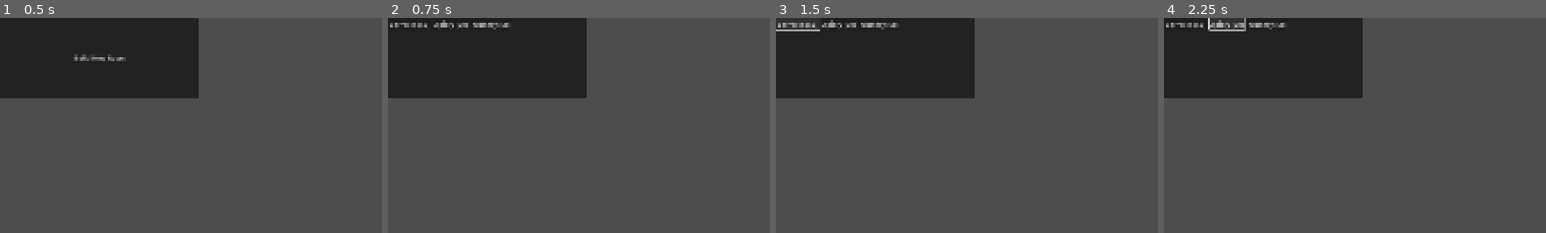
Above: before the commit, frames 1-4 (left to right).
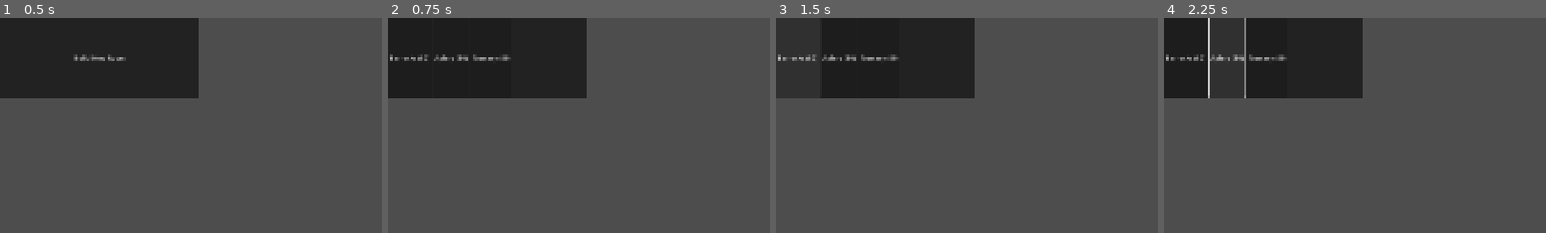
Above: after the commit, the same moments.

Repository: cyberstrgg/LitterBees
Game: Godot game, scene res://Scenes/room_slot.tscn
Same seed, same stepped clock (60 frames per second), same inputs: the game is played once before the commit and once after it. This scene is started directly instead of the project's main scene.
Inputs:
- Up to frame 1 (0.5 s): no input
- Up to frame 2 (0.75 s): click "Build New Room" at 0.5 s
- Up to frame 3 (1.5 s): click "Barracks (50)" at 1.25 s
- Up to frame 4 (2.25 s): click "Apiary (50)" at 2 s
The pictures show only the part of the screen within x 0-50%, y 0-50%; the shares and areas given below are measured in that part.

Frame 1 is identical in both runs. In frame 2, 1.0% of the frame differs, in the area x 0-33%, y 0-20%; in frame 3, 1.2%; in frame 4, 1.5%, in the area x 0-33%, y 0-38%.

Commit message:
cleanup in the file sys

Diff:
--- a/Scenes/bee.tscn
+++ b/Scenes/bee.tscn
@@ -1,7 +1,7 @@
 [gd_scene load_steps=4 format=3 uid="uid://d2e82ja120s8"]
 
 [ext_resource type="Script" uid="uid://dty77uyierl73" path="res://Scripts/beejob.gd" id="1_v5qog"]
-[ext_resource type="Texture2D" uid="uid://cewcx1wjumnxu" path="res://ants-bees-and-wasps-hymenoptera-medium.png" id="2_q8d8k"]
+[ext_resource type="Texture2D" uid="uid://cewcx1wjumnxu" path="res://Assets/Visual/ants-bees-and-wasps-hymenoptera-medium.png" id="2_q8d8k"]
 
 [sub_resource type="CircleShape2D" id="CircleShape2D_v5qog"]
 
--- a/Scenes/room_slot.tscn
+++ b/Scenes/room_slot.tscn
@@ -20,15 +20,15 @@
 
 [node name="BuildDamageButton" type="Button" parent="BuildMenu/VBoxContainer"]
 layout_mode = 2
-size_flags_vertical = 0
+icon_alignment = 1
 
 [node name="BuildSpeedButton" type="Button" parent="BuildMenu/VBoxContainer"]
 layout_mode = 2
-size_flags_vertical = 0
+icon_alignment = 1
 
 [node name="BuildRecoveryButton" type="Button" parent="BuildMenu/VBoxContainer"]
 layout_mode = 2
-size_flags_vertical = 0
+icon_alignment = 1
 
 [node name="BuildButton" type="Button" parent="."]
 layout_mode = 2
--- a/Scenes/trash.tscn
+++ b/Scenes/trash.tscn
@@ -1,7 +1,7 @@
 [gd_scene load_steps=4 format=3 uid="uid://bcwamvfswossu"]
 
 [ext_resource type="Script" uid="uid://rggkj6qkwwqo" path="res://Scripts/trash.gd" id="1_43he1"]
-[ext_resource type="Texture2D" uid="uid://c64wiubq2urgr" path="res://mixed-pile-of-trash-with-plastic-bottles-cans-and-food-waste-isolated-transparent-png.webp" id="2_76yqg"]
+[ext_resource type="Texture2D" uid="uid://c64wiubq2urgr" path="res://Assets/Visual/mixed-pile-of-trash-with-plastic-bottles-cans-and-food-waste-isolated-transparent-png.webp" id="2_76yqg"]
 
 [sub_resource type="CapsuleShape2D" id="CapsuleShape2D_272bh"]
 radius = 34.0
--- a/main.tscn
+++ b/main.tscn
@@ -2,7 +2,7 @@
 
 [ext_resource type="Script" uid="uid://bs2qeucwtife5" path="res://Scripts/main.gd" id="1_lquwl"]
 [ext_resource type="PackedScene" uid="uid://b2em6gcsky3mb" path="res://Scenes/upgrades_menu.tscn" id="2_lquwl"]
-[ext_resource type="Texture2D" uid="uid://dfsj5emf3xp71" path="res://Bee_Nest_Honey_%28E%29_JE1.webp" id="3_1bvp3"]
+[ext_resource type="Texture2D" uid="uid://dfsj5emf3xp71" path="res://Assets/Visual/Bee_Nest_Honey_%28E%29_JE1.webp" id="3_1bvp3"]
 [ext_resource type="PackedScene" uid="uid://d2e82ja120s8" path="res://Scenes/bee.tscn" id="3_h2yge"]
 [ext_resource type="PackedScene" uid="uid://bcwamvfswossu" path="res://Scenes/trash.tscn" id="4_1bvp3"]
 
--- a/project.godot
+++ b/project.godot
@@ -13,7 +13,7 @@
 config/name="LitterBees"
 run/main_scene="uid://cqow47bch5ocs"
 config/features=PackedStringArray("4.5", "GL Compatibility")
-config/icon="res://icon.svg"
+config/icon="res://Assets/Visual/icon.svg"
 
 [autoload]
 
Renamed: Bee_Nest_Honey_%28E%29_JE1.webp -> Assets/Visual/Bee_Nest_Honey_%28E%29_JE1.webp
Not shown, changed: Assets/Visual/Bee_Nest_Honey_%28E%29_JE1.webp.import
Binary file added: Assets/Visual/a-square-question-mark-box-flat-yellow-simple-vector.jpg
Not shown, added: Assets/Visual/a-square-question-mark-box-flat-yellow-simple-vector.jpg.import
Renamed: ants-bees-and-wasps-hymenoptera-medium.png -> Assets/Visual/ants-bees-and-wasps-hymenoptera-medium.png
Not shown, changed: Assets/Visual/ants-bees-and-wasps-hymenoptera-medium.png.import
Renamed: icon.svg -> Assets/Visual/icon.svg
Not shown, changed: Assets/Visual/icon.svg.import
Renamed: mixed-pile-of-trash-with-plastic-bottles-cans-and-food-waste-isolated-transparent-png.webp -> Assets/Visual/mixed-pile-of-trash-with-plastic-bottles-cans-and-food-waste-isolated-transparent-png.webp
Not shown, changed: Assets/Visual/mixed-pile-of-trash-with-plastic-bottles-cans-and-food-waste-isolated-transparent-png.webp.import
